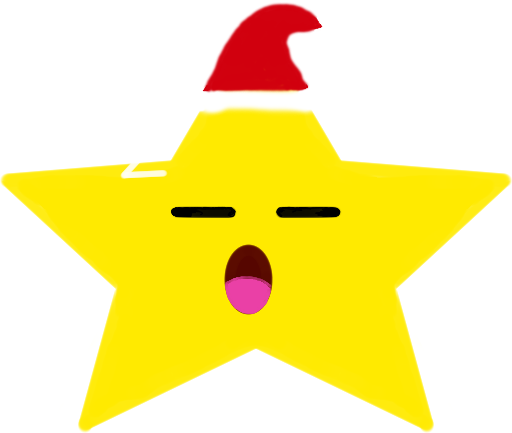
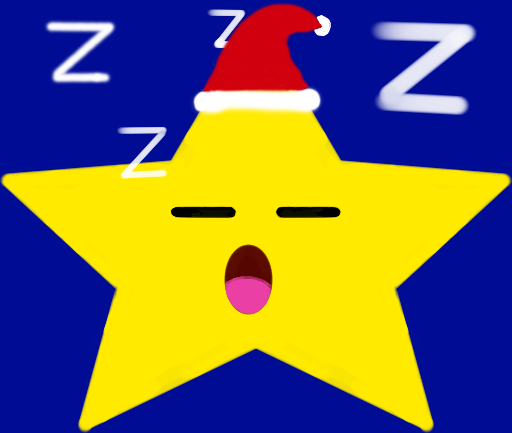
Layer changes from the first 512px x 433px image to the second:
showed "Arrière-plan" over (x1=0, y1=0, x2=512, y2=433)
